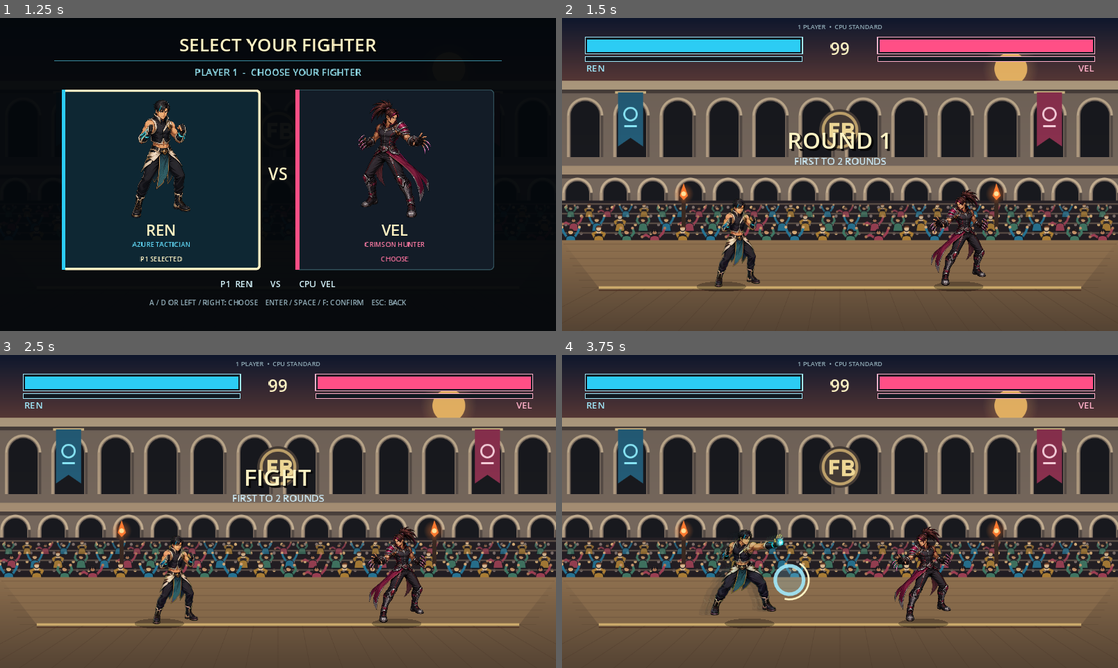
Above: before the commit, frames 1-4 (two rows, left to right).
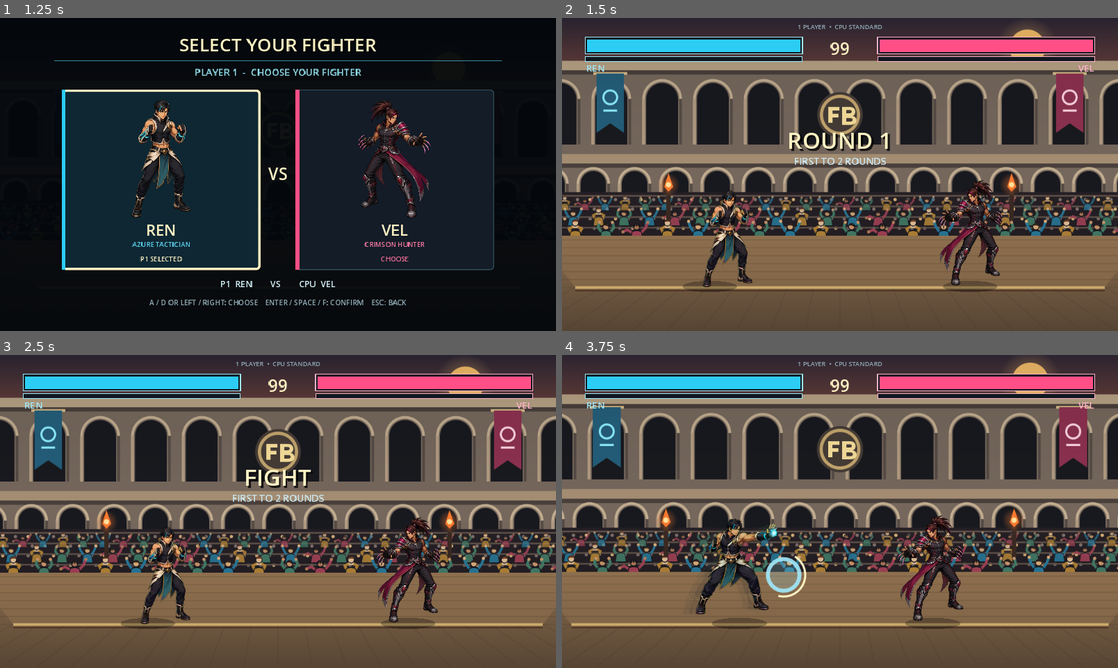
Above: after the commit, the same moments.

Repository: Hikki0608/Fighting-game
Game: Godot game, scene res://scenes/main.tscn
Same seed, same stepped clock (60 frames per second), same inputs: the game is played once before the commit and once after it.
Inputs (mouse positions are in pixels of both pictures, inside the frame that each line leads up to):
- Up to frame 1 (1.25 s): click "1 PLAYER • VS CPU" at 0.5 s
- Up to frame 2 (1.5 s): click "REN" at 1.25 s
- Up to frame 3 (2.5 s): tap Enter at 2 s; move the mouse to (400, 495) at 2.02 s; hold D from 2.03 s (still down); hold F from 2.03 s (still down); click (400, 495) at 2.17 s; tap Space at 2.27 s
- Up to frame 4 (3.75 s): tap Space at 2.75, 3.02 s; move the mouse to (728, 527) at 2.77 s; release D at 2.78 s; release F at 2.78 s; hold S 2.78-3.53 s; tap G at 2.85 s; move the mouse to (895, 442) at 3.52 s; hold D from 3.53 s (still down); hold H from 3.53 s (still down)

Frame 1 is identical in both runs. In frame 2, 51% of the frame differs, in the area x 0-100%, y 0-88%; in frame 3, 51%; in frame 4, 55%.

Commit message:
Add dynamic battle camera zoom

Diff:
--- a/scripts/main.gd
+++ b/scripts/main.gd
@@ -16,6 +16,11 @@
 const CAMERA_DEAD_ZONE := 28.0
 const CAMERA_FOLLOW_WEIGHT := 0.14
 const CAMERA_FIGHTER_MARGIN := Fighter.VISUAL_SIZE * 0.5 + 8.0
+const CAMERA_MIN_ZOOM := 1.0
+const CAMERA_MAX_ZOOM := 1.14
+const CAMERA_ZOOM_NEAR_DISTANCE := 300.0
+const CAMERA_ZOOM_FAR_DISTANCE := 820.0
+const CAMERA_ZOOM_FOLLOW_WEIGHT := 0.08
 const HITSTOP_TIME_SCALE := 0.8
 const ROUND_START_DISTANCE := 492.0
 const ROUND_SECONDS := 99
@@ -171,6 +176,7 @@
 var training_input_history: Array[String] = []
 var training_previous_axis := Vector2.ZERO
 var camera_center_x := ARENA_CENTER_X
+var camera_zoom := CAMERA_MIN_ZOOM
 var camera_shake_offset := Vector2.ZERO
 
 var world_root: Node2D
@@ -1001,7 +1007,7 @@
 	fighters[1].facing = -1
 	fighters[0].reset_for_round(_round_spawn_position(0))
 	fighters[1].reset_for_round(_round_spawn_position(1))
-	_reset_camera()
+	_reset_camera(true)
 	if game_mode == MODE_TRAINING:
 		phase = &"fight"
 		phase_frames = 0
@@ -1046,7 +1052,7 @@
 	fighters[1].facing = -1
 	fighters[0].reset_for_round(_round_spawn_position(0))
 	fighters[1].reset_for_round(_round_spawn_position(1))
-	_reset_camera()
+	_reset_camera(true)
 	fighters[0].gain_meter(Fighter.MAX_METER)
 	fighters[1].gain_meter(Fighter.MAX_METER)
 	training_guard_armed = false
@@ -1449,10 +1455,25 @@
 			announcement_sub = ""
 
 
-func _reset_camera() -> void:
+func _reset_camera(use_battle_zoom := false) -> void:
 	camera_center_x = ARENA_CENTER_X
+	camera_zoom = _target_camera_zoom() if use_battle_zoom else CAMERA_MIN_ZOOM
 	camera_shake_offset = Vector2.ZERO
 	_apply_world_transform()
+
+
+func _target_camera_zoom() -> float:
+	if fighters.size() < 2:
+		return CAMERA_MIN_ZOOM
+	var fighter_distance := absf(fighters[1].position.x - fighters[0].position.x)
+	var distance_ratio := clampf(
+		(fighter_distance - CAMERA_ZOOM_NEAR_DISTANCE)
+		/ (CAMERA_ZOOM_FAR_DISTANCE - CAMERA_ZOOM_NEAR_DISTANCE),
+		0.0,
+		1.0
+	)
+	var eased_distance := distance_ratio * distance_ratio * (3.0 - 2.0 * distance_ratio)
+	return lerpf(CAMERA_MAX_ZOOM, CAMERA_MIN_ZOOM, eased_distance)
 
 
 func _update_camera() -> void:
@@ -1460,39 +1481,48 @@
 		_apply_world_transform()
 		return
 
+	var target_zoom := _target_camera_zoom()
+	camera_zoom = lerpf(camera_zoom, target_zoom, CAMERA_ZOOM_FOLLOW_WEIGHT)
+	if absf(target_zoom - camera_zoom) < 0.0005:
+		camera_zoom = target_zoom
+
+	var visible_half_width := CAMERA_HALF_WIDTH / camera_zoom
 	var target_x := (fighters[0].position.x + fighters[1].position.x) * 0.5
-	target_x = clampf(target_x, CAMERA_HALF_WIDTH, Fighter.ARENA_WIDTH - CAMERA_HALF_WIDTH)
+	target_x = clampf(target_x, visible_half_width, Fighter.ARENA_WIDTH - visible_half_width)
 	var target_delta := target_x - camera_center_x
 	var follow_target := camera_center_x
+	var camera_dead_zone := CAMERA_DEAD_ZONE / camera_zoom
 	var target_is_stage_edge := (
-		is_equal_approx(target_x, CAMERA_HALF_WIDTH)
-		or is_equal_approx(target_x, Fighter.ARENA_WIDTH - CAMERA_HALF_WIDTH)
+		is_equal_approx(target_x, visible_half_width)
+		or is_equal_approx(target_x, Fighter.ARENA_WIDTH - visible_half_width)
 	)
 	if target_is_stage_edge:
 		follow_target = target_x
-	elif absf(target_delta) > CAMERA_DEAD_ZONE:
-		follow_target = target_x - signf(target_delta) * CAMERA_DEAD_ZONE
+	elif absf(target_delta) > camera_dead_zone:
+		follow_target = target_x - signf(target_delta) * camera_dead_zone
 	if not is_equal_approx(follow_target, camera_center_x):
 		camera_center_x = lerpf(camera_center_x, follow_target, CAMERA_FOLLOW_WEIGHT)
 		if absf(follow_target - camera_center_x) < 0.25:
 			camera_center_x = follow_target
 	camera_center_x = clampf(
 		camera_center_x,
-		CAMERA_HALF_WIDTH,
-		Fighter.ARENA_WIDTH - CAMERA_HALF_WIDTH
+		visible_half_width,
+		Fighter.ARENA_WIDTH - visible_half_width
 	)
 	_apply_world_transform()
 
 
 func _constrain_fighters_to_camera() -> void:
 	var body_half_width := Fighter.BODY_WIDTH * 0.5
+	var visible_half_width := CAMERA_HALF_WIDTH / camera_zoom
+	var fighter_margin := CAMERA_FIGHTER_MARGIN / camera_zoom
 	var visible_left := maxf(
 		Fighter.ARENA_LEFT + body_half_width,
-		camera_center_x - CAMERA_HALF_WIDTH + CAMERA_FIGHTER_MARGIN
+		camera_center_x - visible_half_width + fighter_margin
 	)
 	var visible_right := minf(
 		Fighter.ARENA_RIGHT - body_half_width,
-		camera_center_x + CAMERA_HALF_WIDTH - CAMERA_FIGHTER_MARGIN
+		camera_center_x + visible_half_width - fighter_margin
 	)
 	for fighter in fighters:
 		fighter.position.x = clampf(fighter.position.x, visible_left, visible_right)
@@ -1501,7 +1531,10 @@
 func _apply_world_transform() -> void:
 	if world_root == null:
 		return
-	world_root.position = Vector2(CAMERA_HALF_WIDTH - camera_center_x, 0.0) + camera_shake_offset
+	world_root.scale = Vector2.ONE * camera_zoom
+	var screen_focus := Vector2(CAMERA_HALF_WIDTH, Fighter.GROUND_Y)
+	var world_focus := Vector2(camera_center_x, Fighter.GROUND_Y)
+	world_root.position = screen_focus - world_focus * camera_zoom + camera_shake_offset
 
 
 func _update_ui() -> void:
@@ -1637,10 +1670,11 @@
 			draw_circle(Vector2(1084.0 - i * 24.0, 126.0), 8.0, Color("fff3c4"))
 
 	# Projectiles and hit sparks use arena coordinates, so draw them with the
-	# same camera offset as the background and fighters. The HUD above stays
+	# same camera transform as the background and fighters. The HUD above stays
 	# anchored to the viewport.
 	var world_draw_offset := world_root.position if world_root != null else Vector2.ZERO
-	draw_set_transform(world_draw_offset, 0.0, Vector2.ONE)
+	var world_draw_scale := world_root.scale if world_root != null else Vector2.ONE
+	draw_set_transform(world_draw_offset, 0.0, world_draw_scale)
 	for projectile in projectiles:
 		var projectile_color: Color = projectile.color
 		var projectile_position: Vector2 = projectile.position
Not shown, changed: README.md
